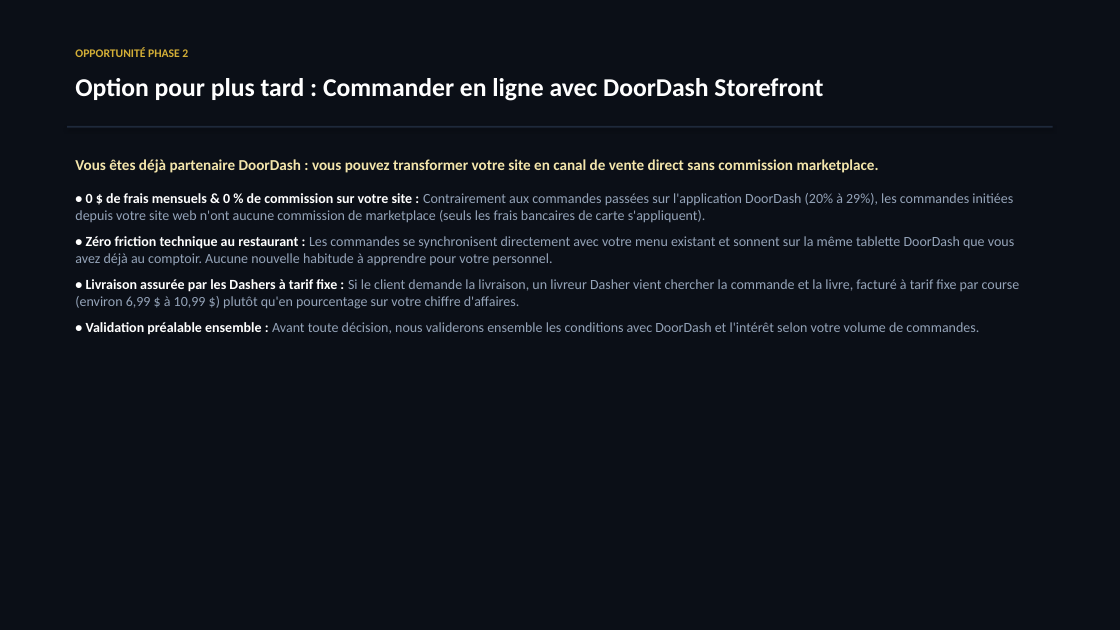
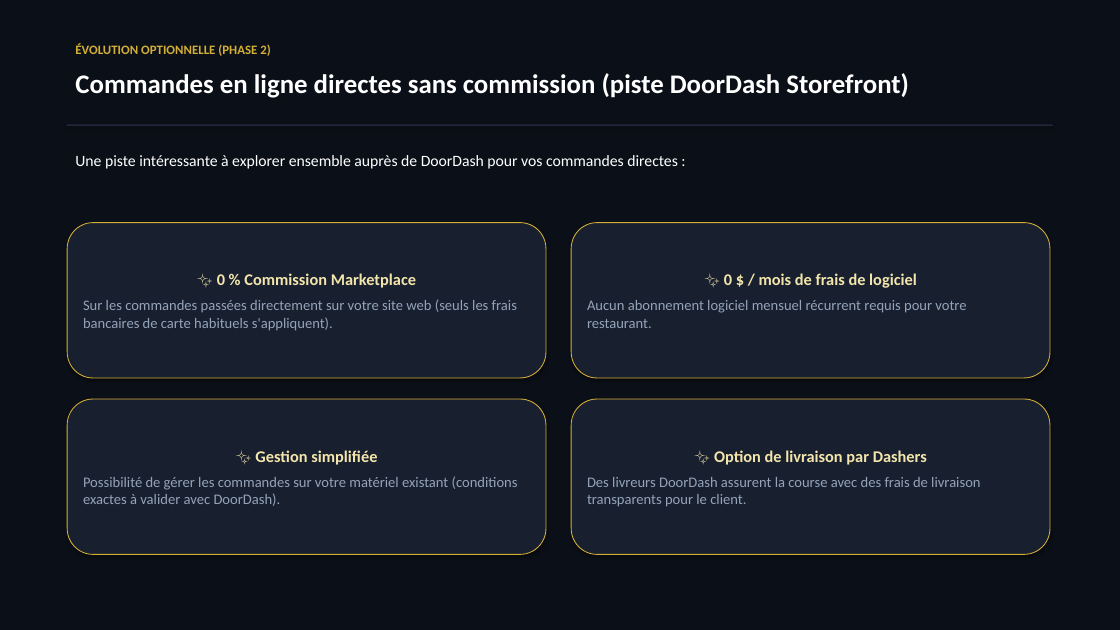
Before and after one commit to JopPank/le-cordon-dore, a slide deck: slide 7 of Presentation-Le-Cordon-Dore.pptx. Drawn at 1120x630 pixels with LibreOffice and Linux fonts; fonts in the diff are those of the drawing. Boxes give left, top, right and bottom in pixels: in the first picture for what was removed or moved away, otherwise in the second. Text is boxed around its words. In the diff, an @@ line names an element or a change of style, - is before the commit and + after.

```diff
--- a/Presentation-Le-Cordon-Dore.pptx
+++ b/Presentation-Le-Cordon-Dore.pptx
@@ text at (75, 44, 270, 56): text changed; size 10 to 11 pt @@
-OPPORTUNITÉ PHASE 2
+ÉVOLUTION OPTIONNELLE (PHASE 2)
@@ text at (75, 73, 909, 98): text changed; size 22 to 23 pt @@
-Option pour plus tard : Commander en ligne avec DoorDash Storefront
+Commandes en ligne directes sans commission (piste DoorDash Storefront)
@@ text at (75, 155, 678, 169): text changed; size 12 to 13.5 pt; text colour #94A3B8 to #FFFFFF @@
-Vous êtes déjà partenaire DoorDash : vous pouvez transformer votre site en canal de vente direct sans commission marketplace.
-• 0 $ de frais mensuels & 0 % de commission sur votre site : Contrairement aux commandes passées sur l'application DoorDash (20% à 29%), les commandes initiées depuis votre site web n'ont aucune commission de marketplace (seuls les frais bancaires de carte s'appliquent).
-• Zéro friction technique au restaurant : Les commandes se synchronisent directement avec votre menu existant et sonnent sur la même tablette DoorDash que vous avez déjà au comptoir. Aucune nouvelle habitude à apprendre pour votre personnel.
-• Livraison assurée par les Dashers à tarif fixe : Si le client demande la livraison, un livreur Dasher vient chercher la commande et la livre, facturé à tarif fixe par course (environ 6,99 $ à 10,99 $) plutôt qu'en pourcentage sur votre chiffre d'affaires.
-• Validation préalable ensemble : Avant toute décision, nous validerons ensemble les conditions avec DoorDash et l'intérêt selon votre volume de commandes.
+Une piste intéressante à explorer ensemble auprès de DoorDash pour vos commandes directes :
@@ rounded rectangle added at (67, 223, 546, 378), fill #182030, outline #D4AF37 0.75 pt, 12.5 pt, text #94A3B8 @@
+✨ 0 % Commission Marketplace
+Sur les commandes passées directement sur votre site web (seuls les frais bancaires de carte habituels s'appliquent).
@@ rounded rectangle added at (571, 223, 1050, 378), fill #182030, outline #D4AF37 0.75 pt, 12.5 pt, text #94A3B8 @@
+✨ 0 $ / mois de frais de logiciel
+Aucun abonnement logiciel mensuel récurrent requis pour votre restaurant.
@@ rounded rectangle added at (67, 399, 546, 555), fill #182030, outline #D4AF37 0.75 pt, 12.5 pt, text #94A3B8 @@
+✨ Gestion simplifiée
+Possibilité de gérer les commandes sur votre matériel existant (conditions exactes à valider avec DoorDash).
@@ rounded rectangle added at (571, 399, 1050, 555), fill #182030, outline #D4AF37 0.75 pt, 12.5 pt, text #94A3B8 @@
+✨ Option de livraison par Dashers
+Des livreurs DoorDash assurent la course avec des frais de livraison transparents pour le client.
```
Also in this commit, not shown: 8 other slides changed, 10 other files.
